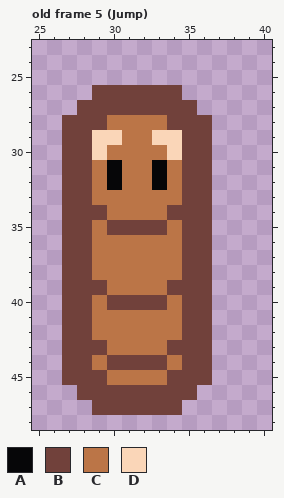
A pixel-art file gets an edit: Sprites/enemies/sand_worm/sand_worm.aseprite. That is the earlier state.
64x64 pixels, 16 frames. Shown: old frame 5 (Jump): x 25..40, y 23..48. The commit also changed other frames, which this record leaves out.
Palette (. is transparent): A #060608  B #71413b  C #bb7547  D #fad6b8
Pixels before, old frame 5 (Jump), first column x 27:
26 ..BBBBBB..
27 .BBBBBBBB.
28 BBBCCCCBBB
29 BBDDCCDDBB
30 BBDCCCCDBB
31 BBCACCACBB
32 BBCACCACBB
33 BBCCCCCCBB
34 BBBCCCCBBB
35 BBCBBBBCBB
36 BBCCCCCCBB
37 BBCCCCCCBB
38 BBCCCCCCBB
39 BBBCCCCBBB
40 BBCBBBBCBB
41 BBCCCCCCBB
42 BBCCCCCCBB
43 BBBCCCCBBB
44 BBCBBBBCBB
45 BBBCCCCBBB
46 .BBBBBBBB.
47 ..BBBBBB..
The same view after the edit:
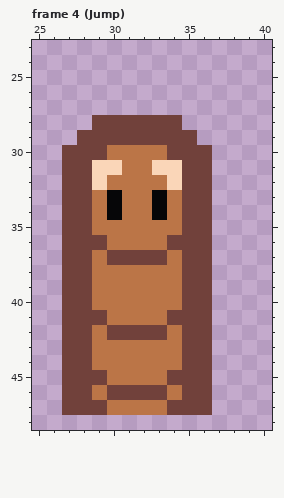
A new or re-ordered frame is compared with the old frame closest to it.
The edit:
frames re-ordered
Changed rows in their new state; - is an unchanged pixel.
Frame 4 (Jump) against old frame 5 (Jump):
first column x 27:
26 --......--
27 -........-
28 ..-BBBB-..
29 .-BBBBBB-.
30 --B----B--
31 --DD--DD--
32 --DC--CD--
33 ---A--A---
34 --CA--AC--
35 ---CCCC---
36 --B----B--
37 ---BBBB---
39 --C----C--
40 ---CCCC---
41 --B----B--
42 ---BBBB---
43 --C----C--
44 ---CCCC---
46 B-C----C-B
47 BB-CCCC-BB
Boxes around the changes in both pictures, in picture pixels (x1, y1, x2, y2):
changed: (62, 85, 212, 415)
